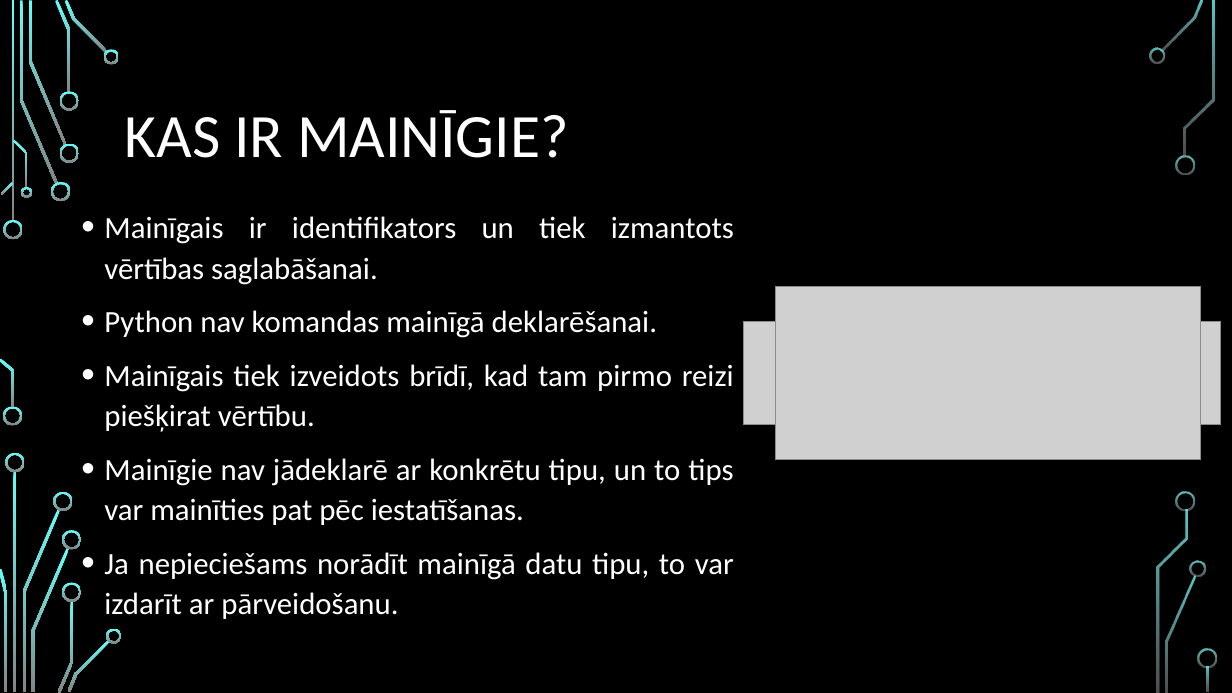
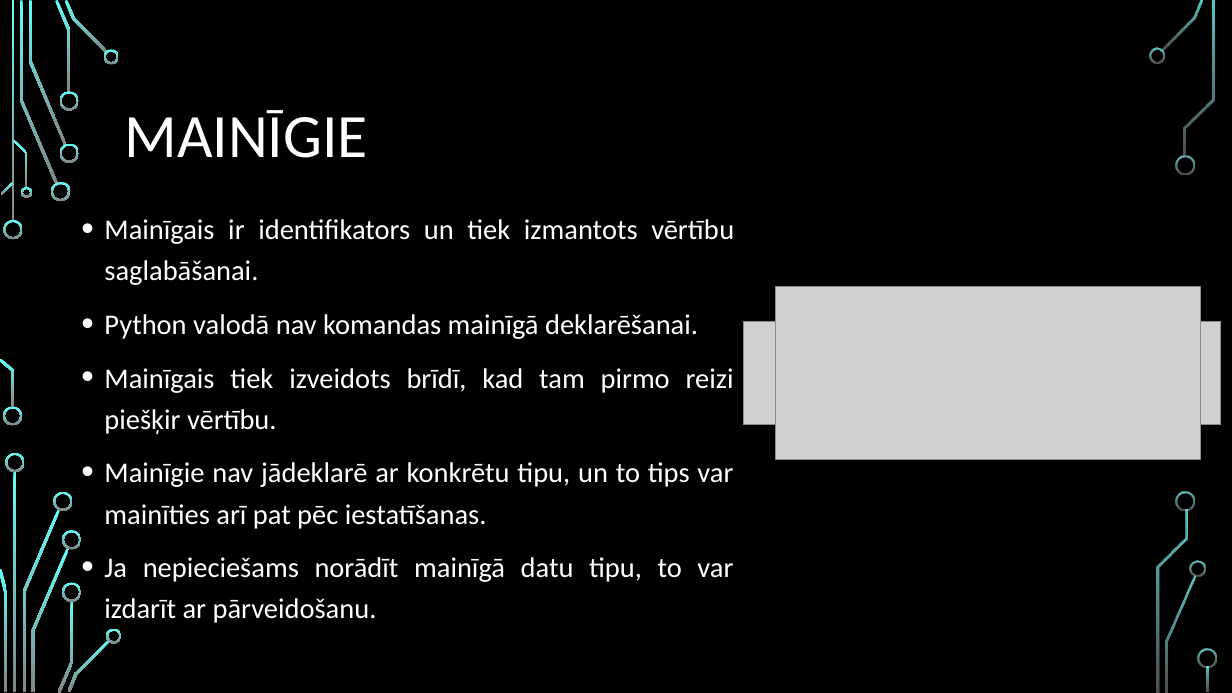
Before and after one commit to LiDOTaJS/Eksamens-Miltenis, a slide deck: slide 2 of Mainigie_DatuTipi_macibu_materials.pptx. Drawn at 1232x693 pixels with LibreOffice and Linux fonts; fonts in the diff are those of the drawing; grey boxes stand for pictures; background and template pictures are left out. Boxes give left, top, right and bottom in pixels: in the first picture for what was removed or moved away, otherwise in the second. Text is boxed around its words. In the diff, an @@ line names an element or a change of style, - is before the commit and + after.

Commit message:
Mācību materiālā veikti labojumi tekstam. Izveidots pirmo uzdevumu piemēru slaids.

```diff
--- a/Mainigie_DatuTipi_macibu_materials.pptx
+++ b/Mainigie_DatuTipi_macibu_materials.pptx
@@ title at bbox=[125, 110, 368, 158]: text changed @@
-KAS IR MAINĪGIE?
+MAINĪGIE
@@ text at bbox=[104, 219, 734, 529]: text changed; size 24 to 22.2 pt @@
-• Mainīgais ir identifikators un tiek izmantots vērtības saglabāšanai.
-• Python nav komandas mainīgā deklarēšanai.
-• Mainīgais tiek izveidots brīdī, kad tam pirmo reizi piešķirat vērtību.
-• Mainīgie nav jādeklarē ar konkrētu tipu, un to tips var mainīties pat pēc iestatīšanas.
+• Mainīgais ir identifikators un tiek izmantots vērtību saglabāšanai.
+• Python valodā nav komandas mainīgā deklarēšanai.
+• Mainīgais tiek izveidots brīdī, kad tam pirmo reizi piešķir vērtību.
+• Mainīgie nav jādeklarē ar konkrētu tipu, un to tips var mainīties arī pat pēc iestatīšanas.
@@ text at bbox=[104, 557, 733, 623]: size 24 to 22.2 pt in "Ja nepieciešams norādīt mainīgā datu tipu, to ..."; line spacing 1.1 to 1.2 @@
```
Also in this commit, not shown: 1 slide added, 1 slide removed, 1 other file.
